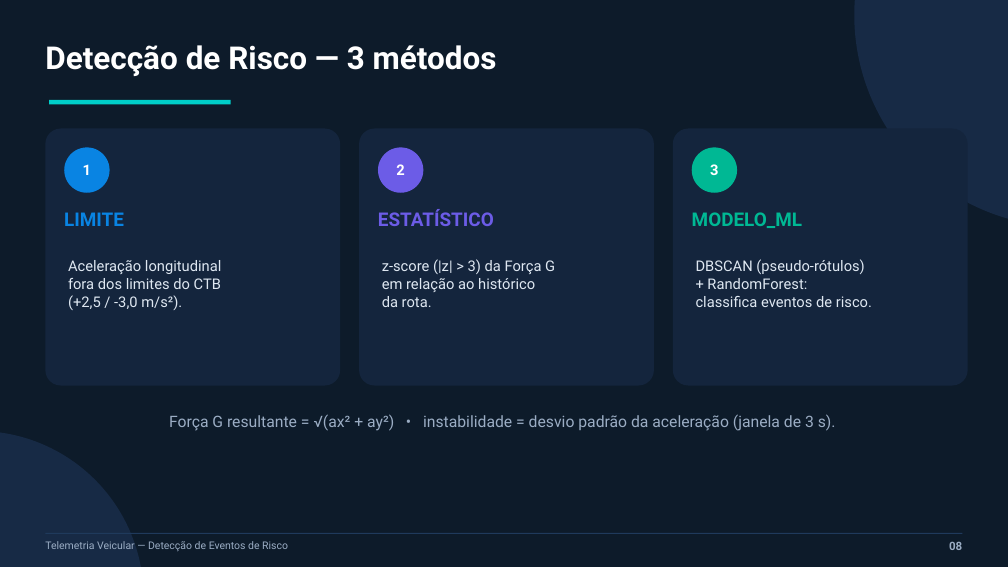
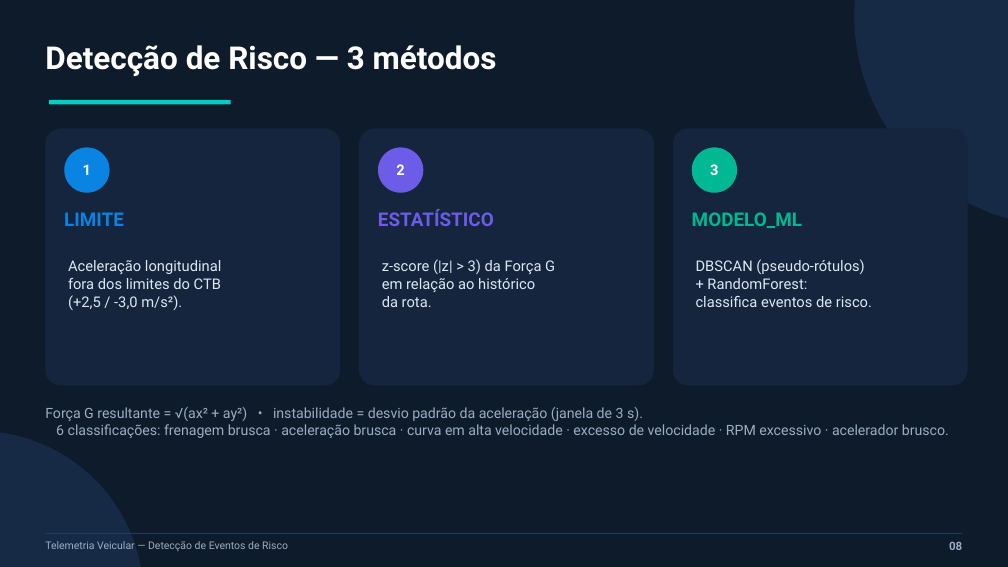
Before and after one commit to joaomauricio22/sensores-iot, a slide deck: slide 8 of apresentacao/slides_pav.pptx. Drawn at 1008x567 pixels with LibreOffice and Linux fonts; fonts in the diff are those of the drawing. Boxes give left, top, right and bottom in pixels: in the first picture for what was removed or moved away, otherwise in the second. Text is boxed around its words. In the diff, an @@ line names an element or a change of style, - is before the commit and + after.

Commit message:
Adiciona dashboard+score, mapa GPS, 6 classificações de risco, configurações ajustáveis, comparação de rotas e exportação CSV

```diff
--- a/apresentacao/slides_pav.pptx
+++ b/apresentacao/slides_pav.pptx
@@ text at box(45, 407, 949, 438): text changed; size 15 to 13.5 pt @@
-Força G resultante = √(ax² + ay²) • instabilidade = desvio padrão da aceleração (janela de 3 s).
+Força G resultante = √(ax² + ay²) • instabilidade = desvio padrão da aceleração (janela de 3 s).
+6 classificações: frenagem brusca · aceleração brusca · curva em alta velocidade · excesso de velocidade · RPM excessivo · acelerador brusco.
```
Also in this commit, not shown: 8 other slides changed, 1 slide added, 36 other files.
